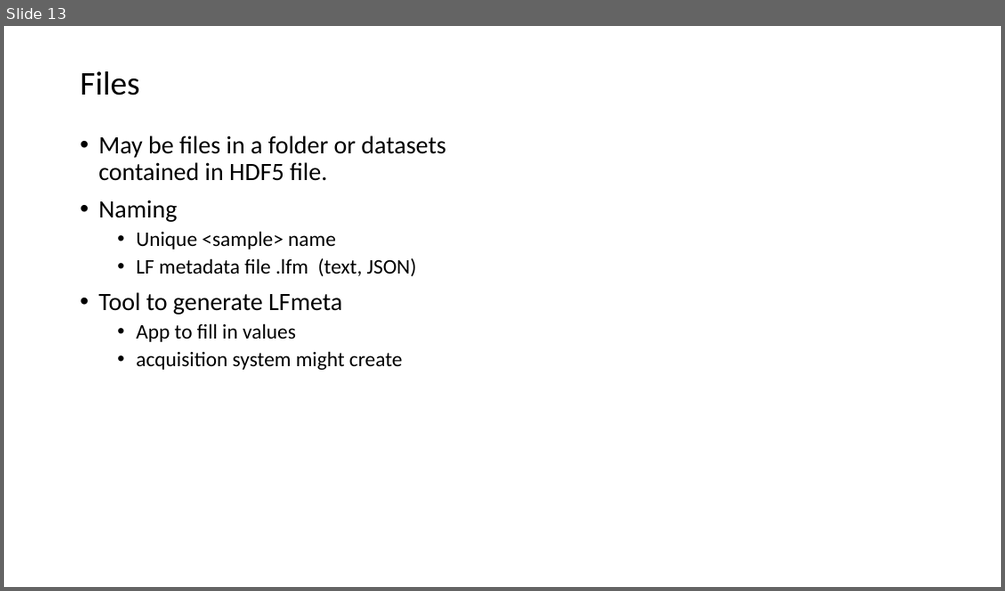
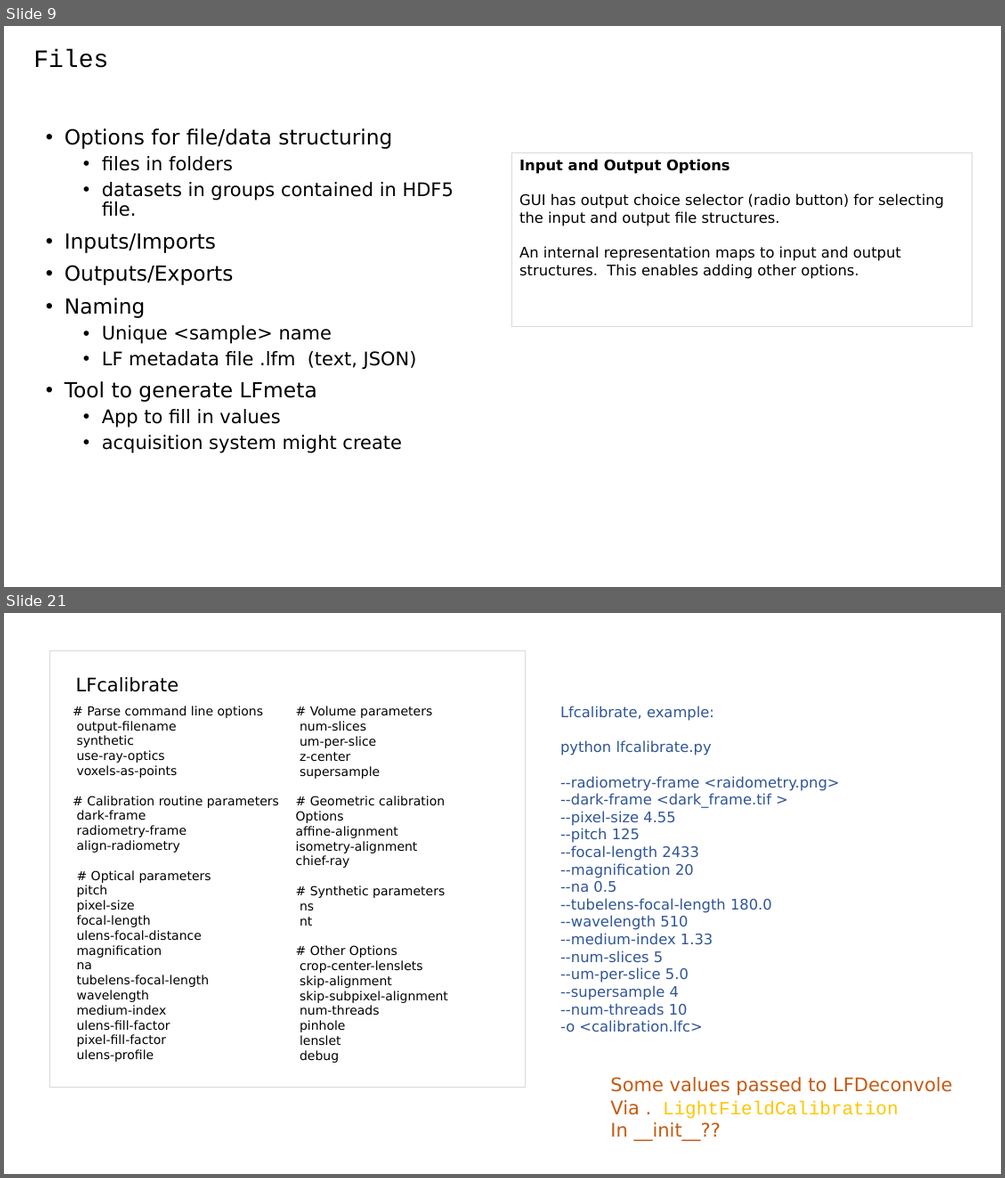
Before and after one commit to PolarizedLightFieldMicroscopy/Documents, a slide deck: LFI plugin/LFM Toolbox.pptx. Shown one above the other, each under a label of ours: slide 13 before the commit, slides 9 and 21 after it; the slides between them are not shown. The pictures are 1005x591 and 1005x1178 pixels, drawn with LibreOffice and Linux fonts; fonts in the diff are those of the drawing. Boxes give left, top, right and bottom in pixels: in the first picture for what was removed or moved away, otherwise in the second. Text is boxed around its words. In the diff, an @@ line names an element or a change of style, - is before the commit and + after.

```diff
--- a/LFI plugin/LFM Toolbox.pptx
+++ b/LFI plugin/LFM Toolbox.pptx
@@ slide 21 added at box(4, 613, 1001, 1174), background #FFFFFF @@
@@ rectangle added at box(49, 650, 525, 1087), outline #D9D9D9 1 pt @@
@@ text added at box(76, 677, 179, 692), 18 pt, text #000000 @@
+LFcalibrate
@@ text added at box(77, 706, 279, 1062), 12 pt, text #000000 @@
+# Parse command line options
+output-filename
+synthetic
+use-ray-optics
+voxels-as-points
+# Calibration routine parameters
+dark-frame
+radiometry-frame
+align-radiometry
+# Optical parameters
+pitch
+pixel-size
+focal-length
+ulens-focal-distance
+magnification
+na
+tubelens-focal-length
+wavelength
+medium-index
+ulens-fill-factor
+pixel-fill-factor
+ulens-profile
@@ text added at box(296, 706, 448, 1062), 12 pt, text #000000 @@
+# Volume parameters
+num-slices
+um-per-slice
+z-center
+supersample
+# Geometric calibration Options
+affine-alignment
+isometry-alignment
+chief-ray
+# Synthetic parameters
+ns
+nt
+# Other Options
+crop-center-lenslets
+skip-alignment
+skip-subpixel-alignment
+num-threads
+pinhole
+lenslet
+debug
@@ text added at box(560, 706, 840, 1032), 14 pt, text #2F5597 @@
+Lfcalibrate, example:
+python lfcalibrate.py
+--radiometry-frame <raidometry.png>
+--dark-frame <dark_frame.tif >
+--pixel-size 4.55
+--pitch 125
+--focal-length 2433
+--magnification 20
+--na 0.5
+--tubelens-focal-length 180.0
+--wavelength 510
+--medium-index 1.33
+--num-slices 5
+--um-per-slice 5.0
+--supersample 4
+--num-threads 10
+-o <calibration.lfc>
@@ text added at box(610, 1077, 953, 1141), 18 pt, text #C55A11 @@
+Some values passed to LFDeconvole
+Via . LightFieldCalibration
+In __init__??
@@ what was slide 13 is now slide 9 @@
@@ slide 9 changed as well @@
@@ title "Files": place and size @@
-title "Files" at box(80, 71, 139, 95)
+title "Files" at box(33, 49, 108, 68)
@@ title "Files" at box(33, 49, 108, 68): size 32 to 24 pt, font Calibri to Courier New @@
@@ text "Options for file/data structuring": place and size @@
-text "Options for file/data structuring" at box(98, 135, 445, 370)
+text "Options for file/data structuring" at box(65, 128, 453, 453)
@@ text at box(65, 128, 453, 285): text changed; size 24 to 20 pt; font Calibri to DejaVu Sans @@
-• May be files in a folder or datasets contained in HDF5 file.
+• Options for file/data structuring
+  • files in folders
+  • datasets in groups contained in HDF5 file.
+• Inputs/Imports
+• Outputs/Exports
@@ rectangle added at box(512, 152, 972, 327), outline #D9D9D9 0.75 pt, 14 pt, text #000000 @@
+Input and Output Options
+GUI has output choice selector (radio button) for selecting the input and output file structures.
+An internal representation maps to input and output structures. This enables adding other options.
@@ text at box(65, 297, 417, 453): size 24 to 20 pt in "Naming", "Tool to generate LFmeta"; font Calibri to DejaVu Sans in "Naming", "Unique <sample> name", "LF metadata file .lfm (text, JSON)", "Tool to generate LFmeta" and 2 more places; size 20 to 18 pt in "Unique <sample> name", "LF metadata file .lfm (text, JSON)", "App to fill in values", "acquisition system might create" @@
```
Also in this commit, not shown: 16 other slides changed, 22 other slides added, 6 slides removed, 5 other files.
